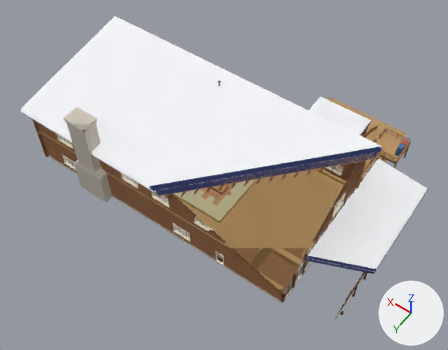
The glTF model game/lodge/lodge.glb as it was, and as the next commit left it.
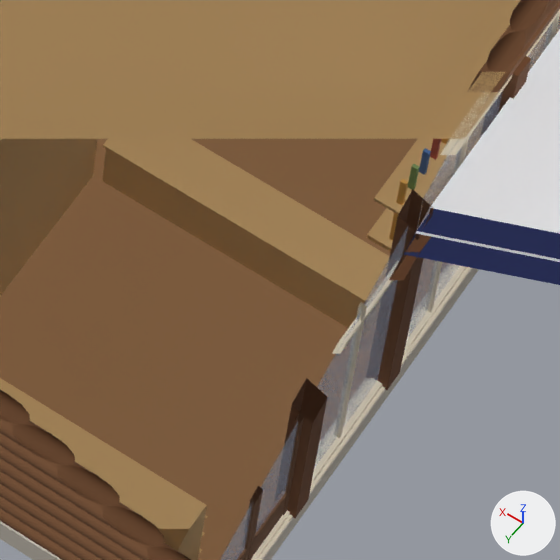
Old and new are each drawn whole from a camera (50 mm lens) standing at (-37.4, 48.0, 75.9) and looking at (-4.4, 1.7, 3.1) and again close up on the part from 58% to 72% of the width and 67% to 84% of the height. Arrows for +X, +Y and +Z are at lower right; the lights stay in place. The first two pictures are the older version. Everything nearer to the camera than a plane just in front of the edit is cut away. Vertices at exactly the same position are counted once.

Names of what the first close-up shows: 'lodge_body', 'lodge_props_interior'.
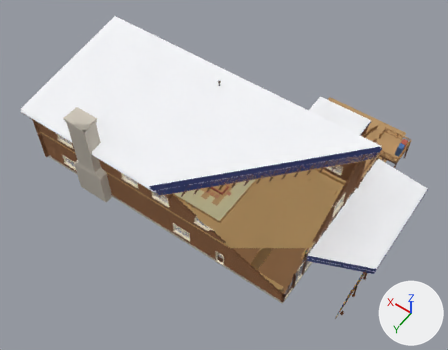
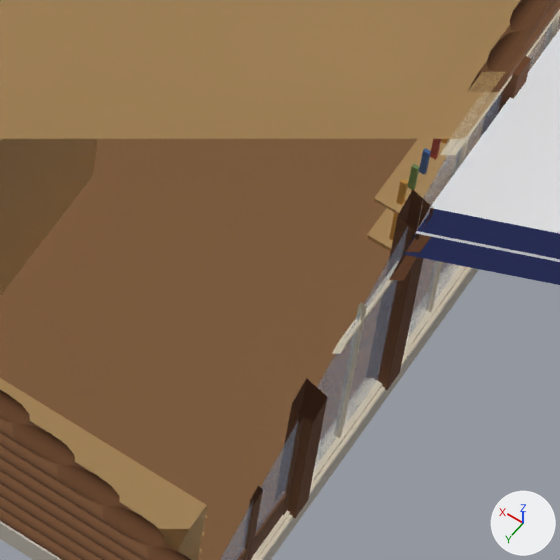
What differs and where, as boxes (x1, y1, x2, y2) in the close-ups (560 x 560 px):
part 1 of me_mini_vending_0, deleted (orange): before (103, 139, 390, 302)
part 2 of me_mini_vending_0, deleted (orange): before (102, 149, 364, 328)

The change in detail:
me_mini_vending_0 is used by ob_lodge_props_interior; location (0.0, 0.0, 0.0).
me_mini_vending_0 had 17436 vertices, 28700 faces and spanned x -24.1..21.7, y -18.6..12.6, z 0.3..8.7.
me_mini_vending_0 now has 17420 vertices, 28676 faces and spans x -24.1..21.7, y -18.6..12.6, z 0.3..8.7.
me_mini_vending_0 part 1: the loose piece of 8 vertices spanning x -21.3..-16.7, y 6.5..7.3, z 1.5 is deleted.
me_mini_vending_0 part 2: the loose piece of 8 vertices spanning x -21.3..-16.7, y 6.6..7.3, z 0.4..1.5 is deleted.
